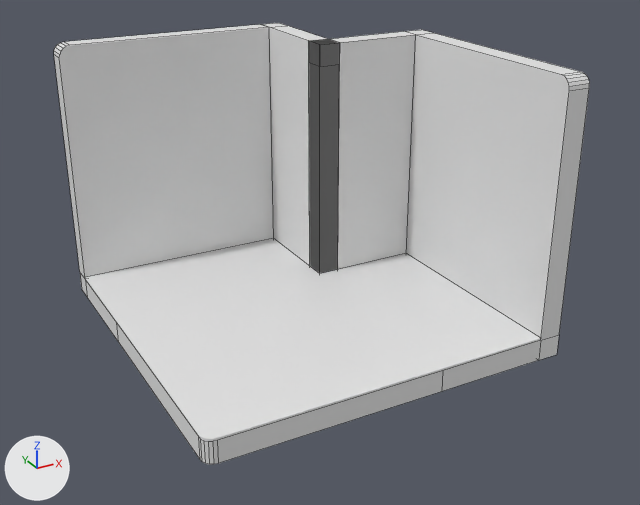
Before and after pictures for a commit that changed the Blender file Blender/Rooms/Room-8.blend.
Camera for both pictures: a 50 mm camera at (-3.46, -6.52, 2.65) aimed at (-0.13, -0.47, -0.37). Lighting does not change. The marker at lower left points along +X, +Y and +Z. Mesh edges are drawn as thin lines on the coarser meshes.

In view in the first picture: 'Floor', 'Layout'.
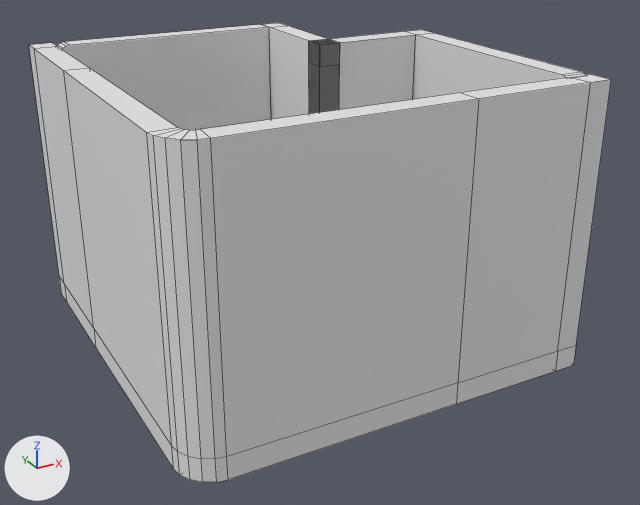
What the commit changed:
me_cube is used by ob_layout; location (0.0, 0.0, 0.0).
me_cube had 93 vertices, 72 faces and spanned x -1.73..1.47, y -1.73..1.47, z -1.17..1.22.
me_cube now has 141 vertices, 120 faces and spans x -1.93..1.47, y -1.93..1.47, z -1.17..1.22.
Part 1, on me_cube:
11 faces are deleted.
21 vertices are added at x -1.93..0.27, y -1.93..1.27, z -1.17..1.22.
12 new vertices lie (0.0, 0.0, 2.2) away from vertices in x -1.73..1.47, y -1.73..1.47, z -0.98.
7 new vertices lie (0.0, -0.2, 0.0) away from vertices in x 0.27..1.47, y -1.73, z -1.17..1.22.
8 new vertices lie (-0.2, 0.0, 0.0) away from vertices in x -1.73..1.47, y -1.93..1.47, z -1.17..1.22.
59 new faces join them.

What differs and where, as boxes (x1, y1, x2, y2) in the pictures (640 x 505 px):
'Layout', reshaped (9% wider): before (54, 23, 589, 464); after (29, 23, 611, 482)
part 1 of me_cube, built on: before (80, 273, 559, 464); after (29, 43, 611, 482)
'Floor', unchanged, covered by the edit: before (85, 238, 541, 441)
